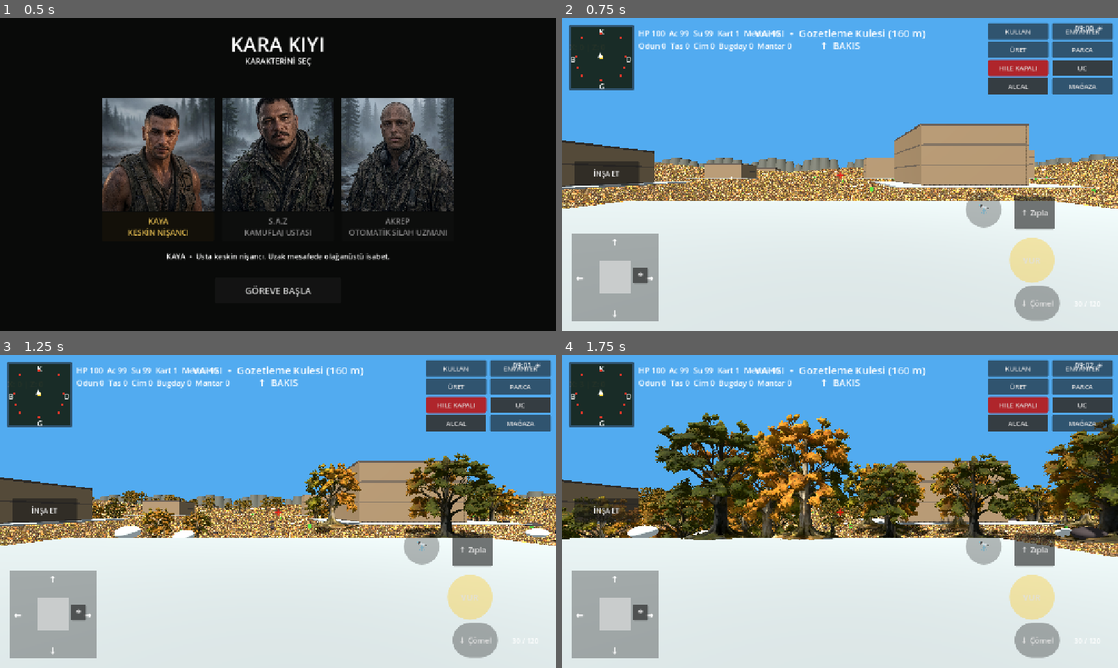
Above: before the commit, frames 1-4 (two rows, left to right).
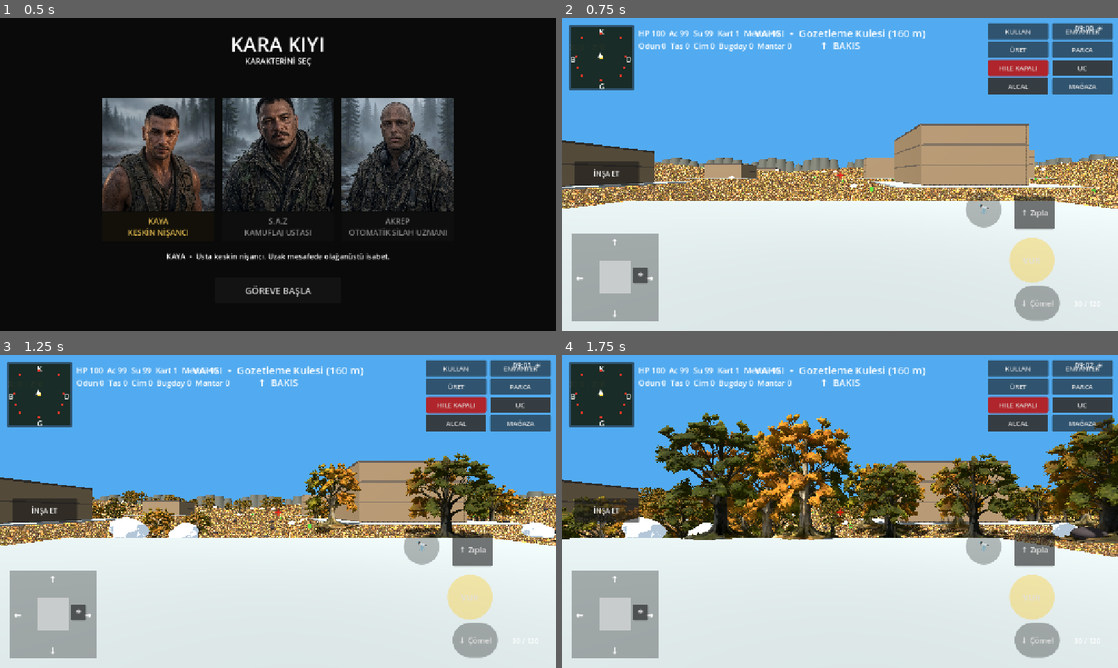
Above: after the commit, the same moments.

Repository: cantrsx-blip/GrayCardWars
Game: Godot game, scene res://scenes/Intro.tscn
Two runs of this game, one before a commit and one after it. Both use one fixed random seed, a clock stepped at 60 frames per second and the inputs below.
Inputs (mouse positions are in pixels of both pictures, inside the frame that each line leads up to):
- Up to frame 1 (0.5 s): no input
- Up to frame 2 (0.75 s): click "GÖREVE BAŞLA" at 0.5 s
- Up to frame 3 (1.25 s): no input
- Up to frame 4 (1.75 s): tap Enter at 1.25 s; move the mouse to (962, 495) at 1.27 s; hold D (move_right) from 1.28 s (still down); hold B (build_boat) from 1.28 s (still down); click (962, 495) at 1.42 s

Frame 1 is identical in both runs. In frame 2, less than 0.1% of the frame differs, in the area x 29-100%, y 44-59%; in frame 3, 0.6%, in the area x 19-100%, y 44-59%; in frame 4, 0.6%.

Commit message:
Replace procedural rocks with realistic boulder model

Diff:
--- a/scripts/main.gd
+++ b/scripts/main.gd
@@ -441,10 +441,33 @@
 	var mat=StandardMaterial3D.new(); mat.albedo_color=Color(.27,.23,.22); mat.metallic=.58; mat.roughness=.82; meteor.material_override=mat; parent.add_child(meteor)
 
 func _make_kara_rock(parent:Node3D) -> void:
-	# Light coastal stone, deliberately not coal-black.
-	var rock=MeshInstance3D.new(); var rm=SphereMesh.new(); rm.radius=.72; rm.height=1.15
-	rock.mesh=rm; rock.position.y=.48; rock.scale=Vector3(1.25,.72,1.0); rock.rotation_degrees=Vector3(randf_range(-8,8),randf_range(0,360),randf_range(-6,6))
-	var mat=StandardMaterial3D.new(); mat.albedo_color=Color(.68,.67,.63); mat.roughness=.96; rock.material_override=mat; parent.add_child(rock)
+	# Realistic imported boulder. Keep the old procedural rock as a safe fallback.
+	var rock_path="res://rock boulder 3d model.glb"
+	var rock=_load_asset(rock_path)
+	if rock!=null:
+		parent.add_child(rock)
+		var bounds:=AABB()
+		var has_bounds:=false
+		var stack:Array[Node]=[rock]
+		while not stack.is_empty():
+			var cur=stack.pop_back()
+			if cur is MeshInstance3D and cur.mesh!=null:
+				var local_box:AABB=cur.transform * cur.mesh.get_aabb()
+				if not has_bounds:
+					bounds=local_box; has_bounds=true
+				else:
+					bounds=bounds.merge(local_box)
+			for child in cur.get_children():
+				stack.append(child)
+		if has_bounds and bounds.size.y>0.001:
+			var s=1.5/bounds.size.y
+			rock.scale=Vector3.ONE*s
+			rock.position.y=-bounds.position.y*s
+		rock.rotation_degrees.y=randf_range(0,360)
+		return
+	var fallback=MeshInstance3D.new(); var rm=SphereMesh.new(); rm.radius=.72; rm.height=1.15
+	fallback.mesh=rm; fallback.position.y=.48; fallback.scale=Vector3(1.25,.72,1.0); fallback.rotation_degrees=Vector3(randf_range(-8,8),randf_range(0,360),randf_range(-6,6))
+	var mat=StandardMaterial3D.new(); mat.albedo_color=Color(.68,.67,.63); mat.roughness=.96; fallback.material_override=mat; parent.add_child(fallback)
 
 func _build_world_environment() -> void:
 	if world_env != null:
